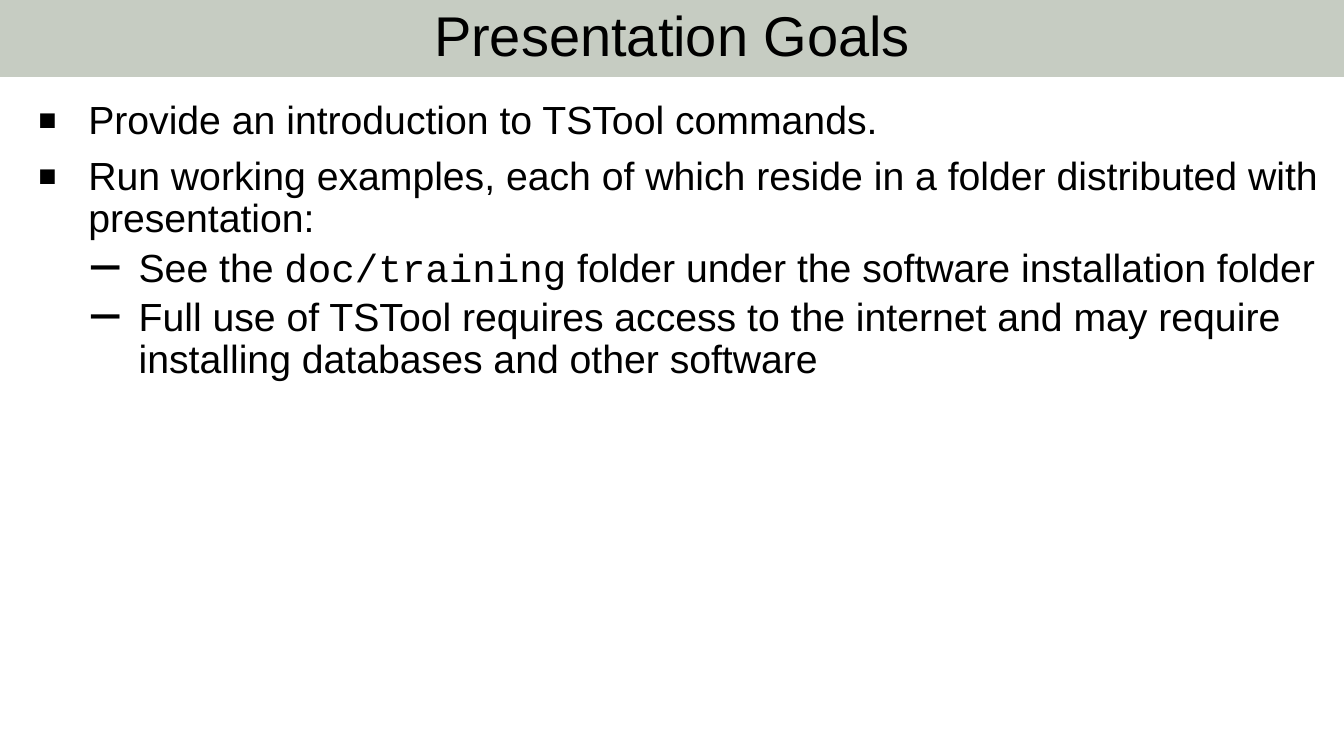
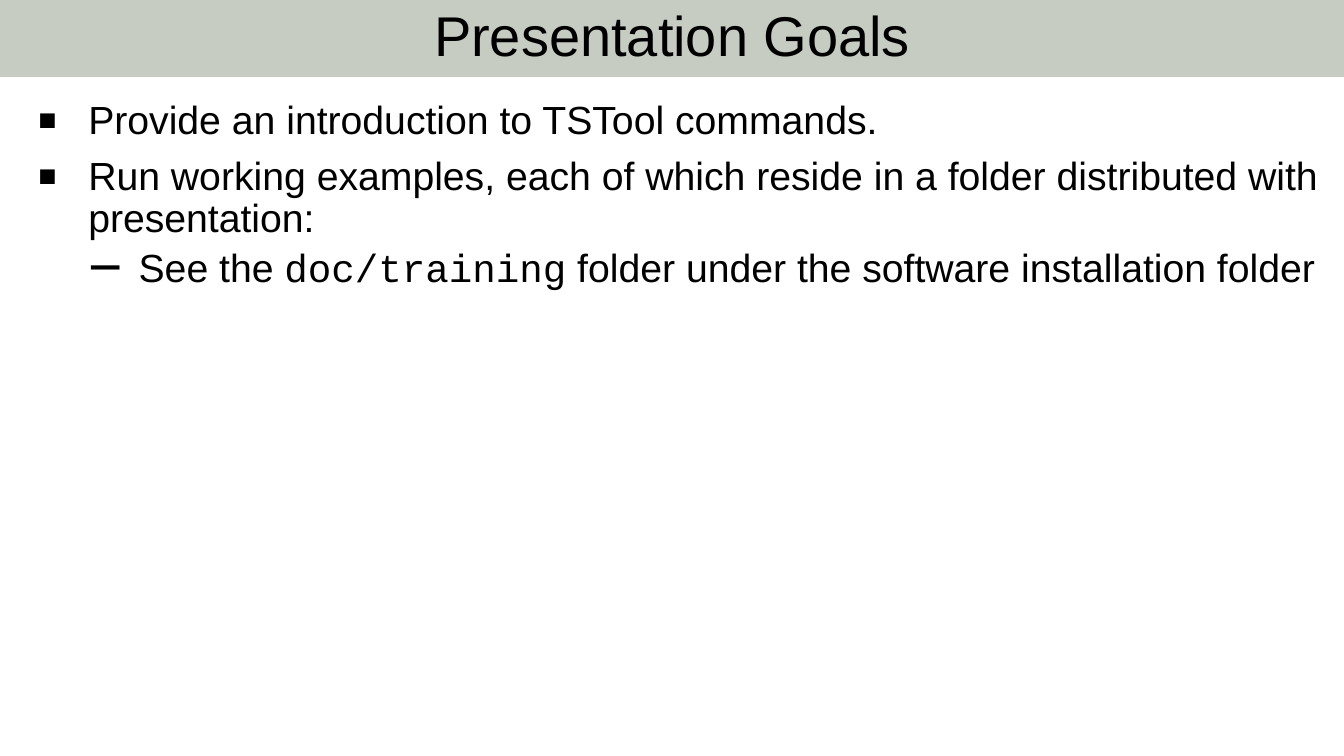
Before and after one commit to OpenCDSS/cdss-app-tstool-training-user, a slide deck: slide 2 of training/01-intro-commands/01-tstool-intro-commands.pptx. Drawn at 1344x756 pixels with LibreOffice and Linux fonts; fonts in the diff are those of the drawing; background and template pictures are left out. Boxes give left, top, right and bottom in pixels: in the first picture for what was removed or moved away, otherwise in the second. Text is boxed around its words. In the diff, an @@ line names an element or a change of style, - is before the commit and + after.

```diff
--- a/training/01-intro-commands/01-tstool-intro-commands.pptx
+++ b/training/01-intro-commands/01-tstool-intro-commands.pptx
@@ text at (x1=139, y1=302, x2=1280, y2=381): paragraph removed @@
-  − Full use of TSTool requires access to the internet and may require installing databases and other software
```
Also in this commit, not shown: 1 other slide changed, 23 other files.
